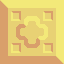
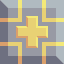
Revision of a layered (64, 64) image; what changed, layer by layer:
painted on "core" over box(0, 0, 64, 64)
